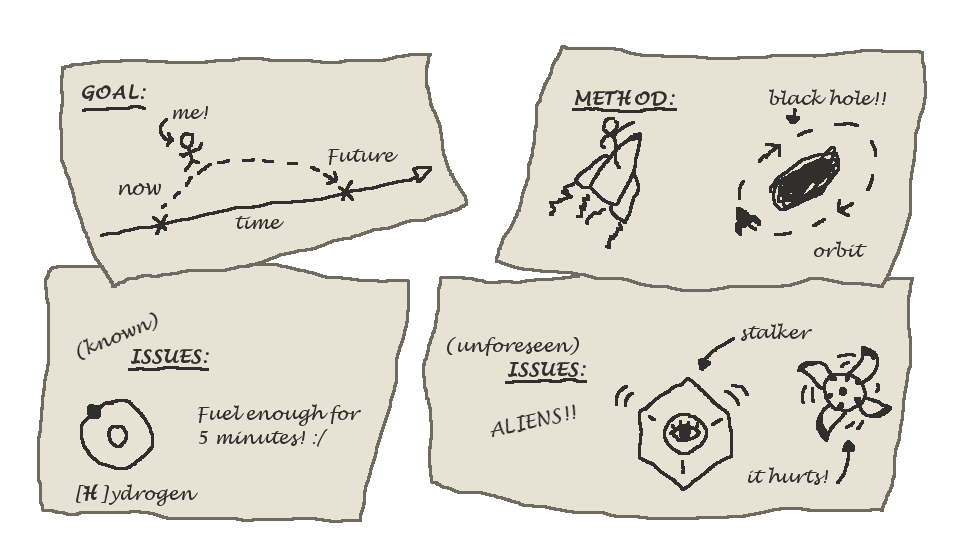
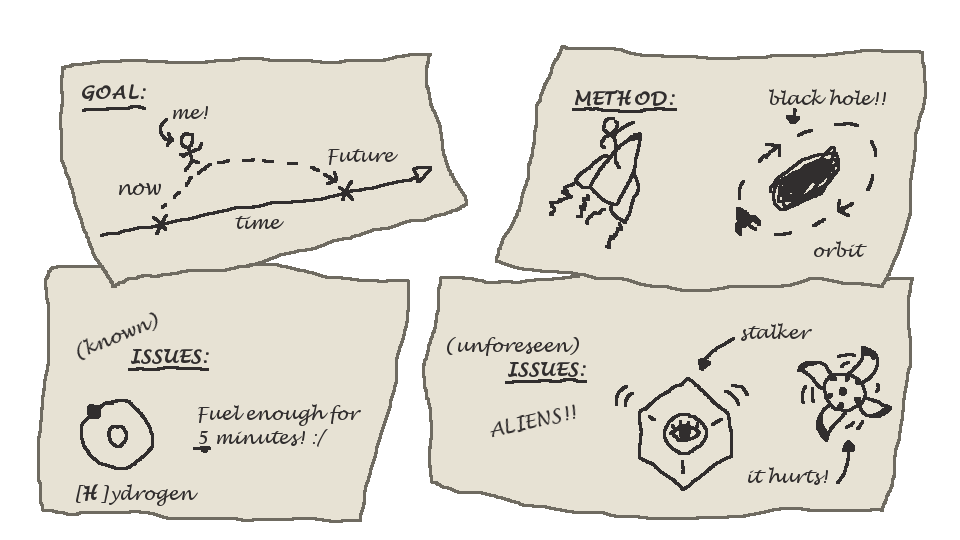
Layered file, before and after one edit (960x540). Changes by layer:
painted on "spaceship" over [193, 446, 211, 453]
